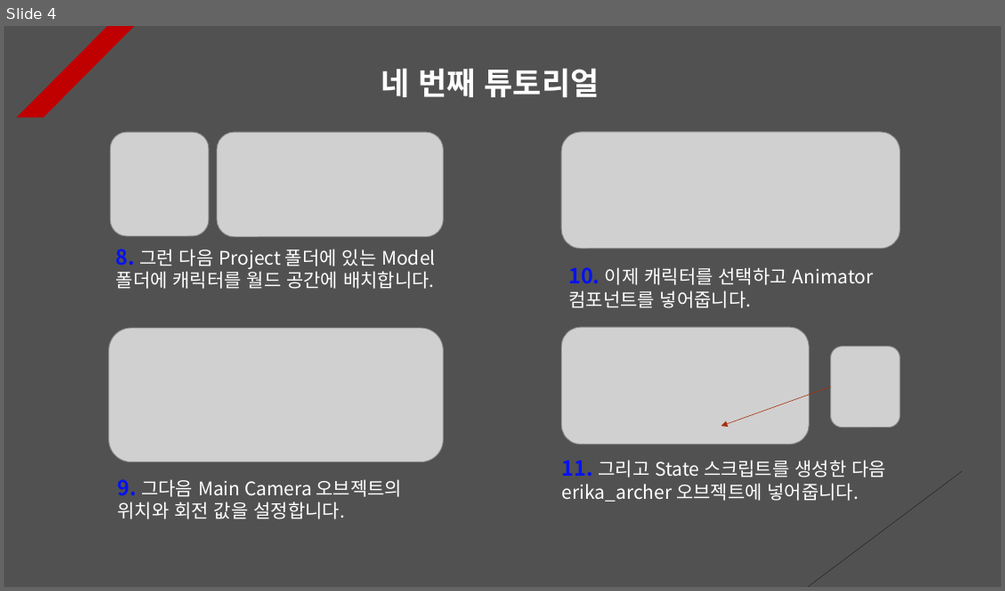
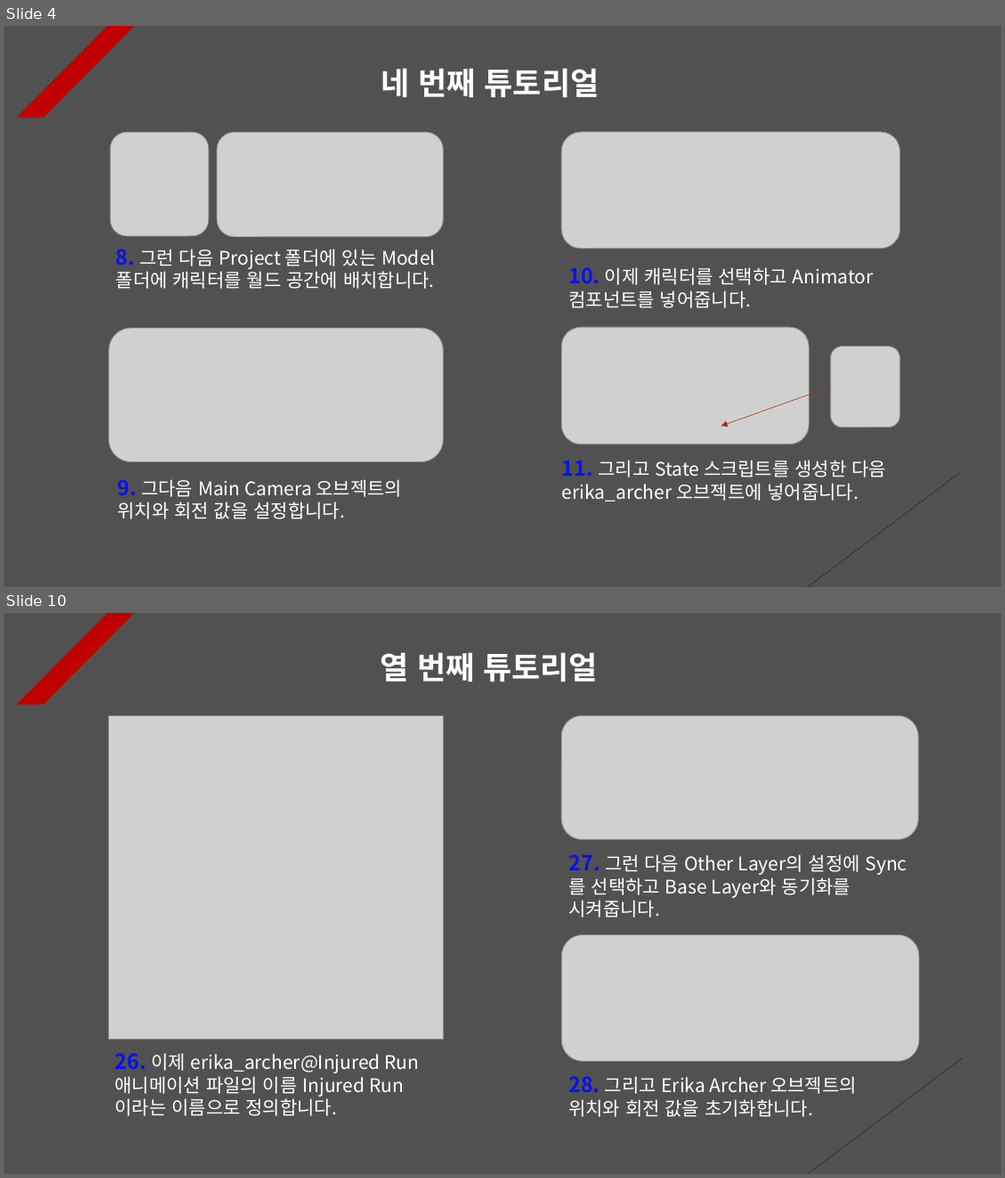
Before and after one commit to Unity2033/3D-UnityEngine, a slide deck: Assets/Class/Animation Layer/PPT Data/Animation Layer Example.pptx. Shown one above the other, each under a label of ours: slide 4 before the commit, slides 4 and 10 after it; the slides between them are not shown. The pictures are 1005x591 and 1005x1178 pixels, drawn with LibreOffice and Linux fonts; fonts in the diff are those of the drawing; grey boxes stand for pictures. Boxes give left, top, right and bottom in pixels: in the first picture for what was removed or moved away, otherwise in the second. Text is boxed around its words. In the diff, an @@ line names an element or a change of style, - is before the commit and + after.

```diff
--- a/Assets/Class/Animation Layer/PPT Data/Animation Layer Example.pptx
+++ b/Assets/Class/Animation Layer/PPT Data/Animation Layer Example.pptx
@@ slide 10 added at (4,613,1001,1174), background #515151; not listed: 2 template elements that a slide beside it also shows @@
@@ text added at (380,652,598,682), 30 pt, text #FFFFFF, bold @@
+열 번째 튜토리얼
@@ picture added at (109,715,443,1038) @@
@@ picture added at (561,715,918,839) @@
@@ text added at (569,854,860,917), 18 pt, text #FFFFFF @@
+27. 그런 다음 Other Layer의 설정에 Sync를 선택하고 Base Layer와 동기화를 시켜줍니다.
@@ picture added at (562,934,919,1061) @@
@@ text added at (115,1053,420,1116), 18 pt, text #FFFFFF @@
+26. 이제 erika_archer@Injured Run 애니메이션 파일의 이름 Injured Run이라는 이름으로 정의합니다.
@@ text added at (568,1076,857,1117), 18 pt, text #FFFFFF @@
+28. 그리고 Erika Archer 오브젝트의 위치와 회전 값을 초기화합니다.
```
Also in this commit, not shown: 1 slide changed, 7 other slides added, 12 other files.
